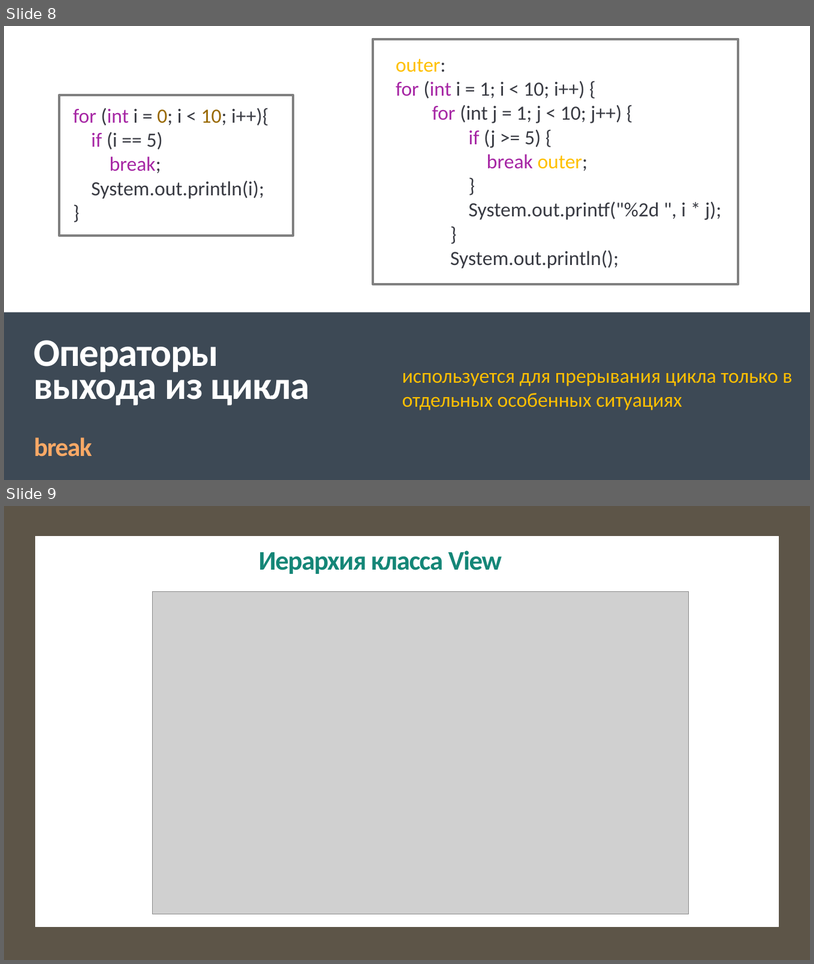
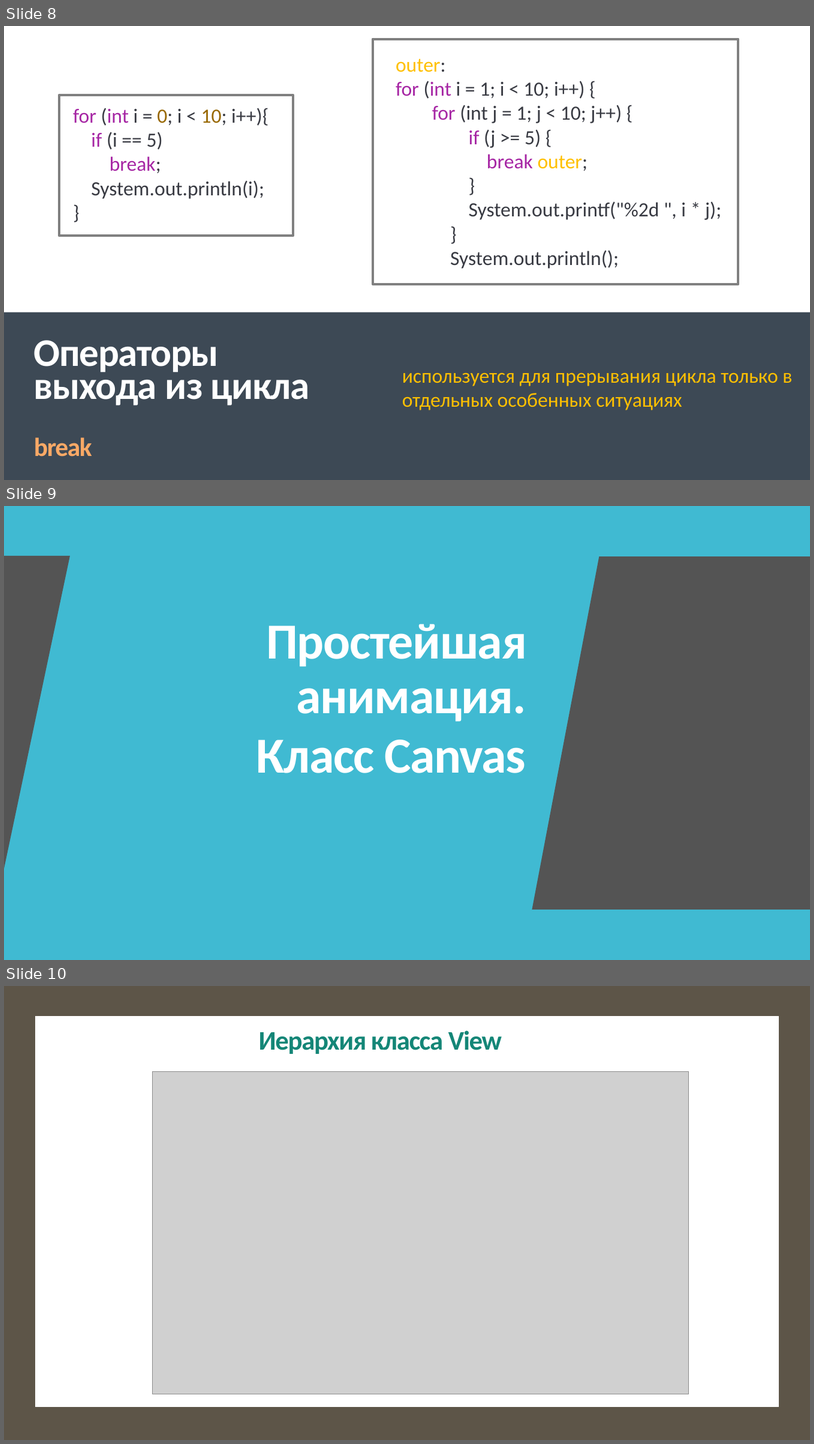
Before and after one commit to IriEfremova/LessonsCube, a slide deck: Samsung/Lesson6/Циклы в Java.pptx. Shown one above the other, each under a label of ours: slides 8 and 9 before the commit, slides 8, 9 and 10 after it. The pictures are 814x964 and 814x1444 pixels, drawn with LibreOffice and Linux fonts; fonts in the diff are those of the drawing; grey boxes stand for pictures. Boxes give left, top, right and bottom in pixels: in the first picture for what was removed or moved away, otherwise in the second. Text is boxed around its words. In the diff, an @@ line names an element or a change of style, - is before the commit and + after.

```diff
--- a/Samsung/Lesson6/Циклы в Java.pptx
+++ b/Samsung/Lesson6/Циклы в Java.pptx
@@ slide 9 added at [4, 506, 810, 960], background #454545; not listed: 2 template elements that a slide beside it also shows @@
@@ rectangle added at [4, 506, 810, 960], fill #40BAD2 @@
@@ freeform shape added at [4, 556, 71, 870], fill #545454 @@
@@ freeform shape added at [532, 556, 810, 909], fill #545454 @@
@@ text added at [257, 624, 527, 773], 60 pt, text #FFFFFF, bold @@
+Простейшая анимация.
+Класс Canvas
@@ what was slide 9 is now slide 10 @@
```
Also in this commit, not shown: 3 slides changed, 2 other slides added, 6 other files.
